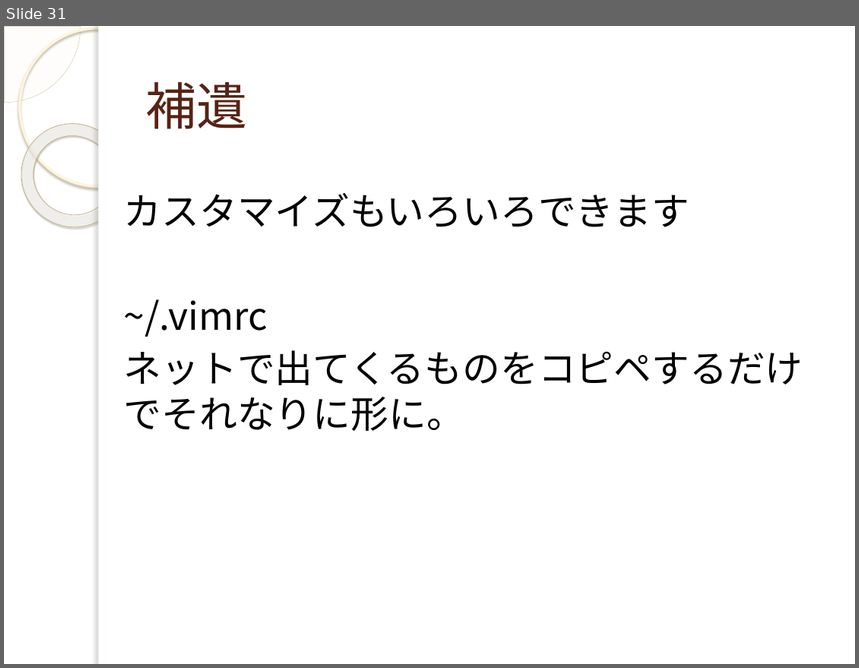
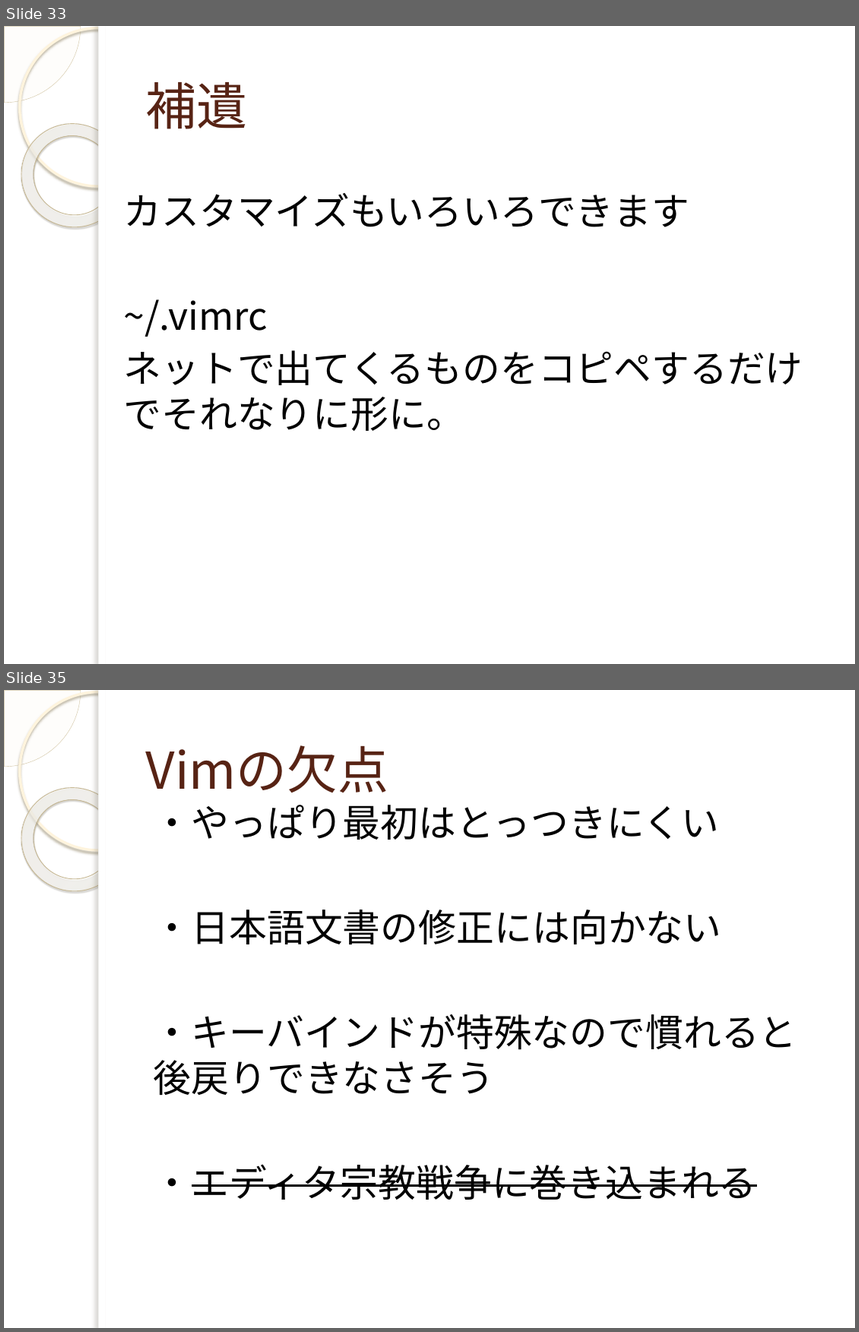
Before and after one commit to yuridonus/FEstudy, a slide deck: vimmer.pptx. Shown one above the other, each under a label of ours: slide 31 before the commit, slides 33 and 35 after it; the slides between them are not shown. The pictures are 859x668 and 859x1332 pixels, drawn with LibreOffice and Linux fonts; fonts in the diff are those of the drawing; background and template pictures are left out. Boxes give left, top, right and bottom in pixels: in the first picture for what was removed or moved away, otherwise in the second. Text is boxed around its words. In the diff, an @@ line names an element or a change of style, - is before the commit and + after.

```diff
--- a/vimmer.pptx
+++ b/vimmer.pptx
@@ slide 35 added at <box>4,690,855,1328</box>, background picture (left out); not listed: 5 template elements that a slide beside it also shows @@
@@ title added at <box>146,745,389,793</box>, 43 pt, text #572314 @@
+Vimの欠点
@@ text added at <box>154,805,797,1200</box>, 32 pt, text #000000 @@
+・やっぱり最初はとっつきにくい
+・日本語文書の修正には向かない
+・キーバインドが特殊なので慣れると後戻りできなさそう
+・エディタ宗教戦争に巻き込まれる
@@ what was slide 31 is now slide 33 @@
```
Also in this commit, not shown: 11 slides changed, 5 other slides added.
